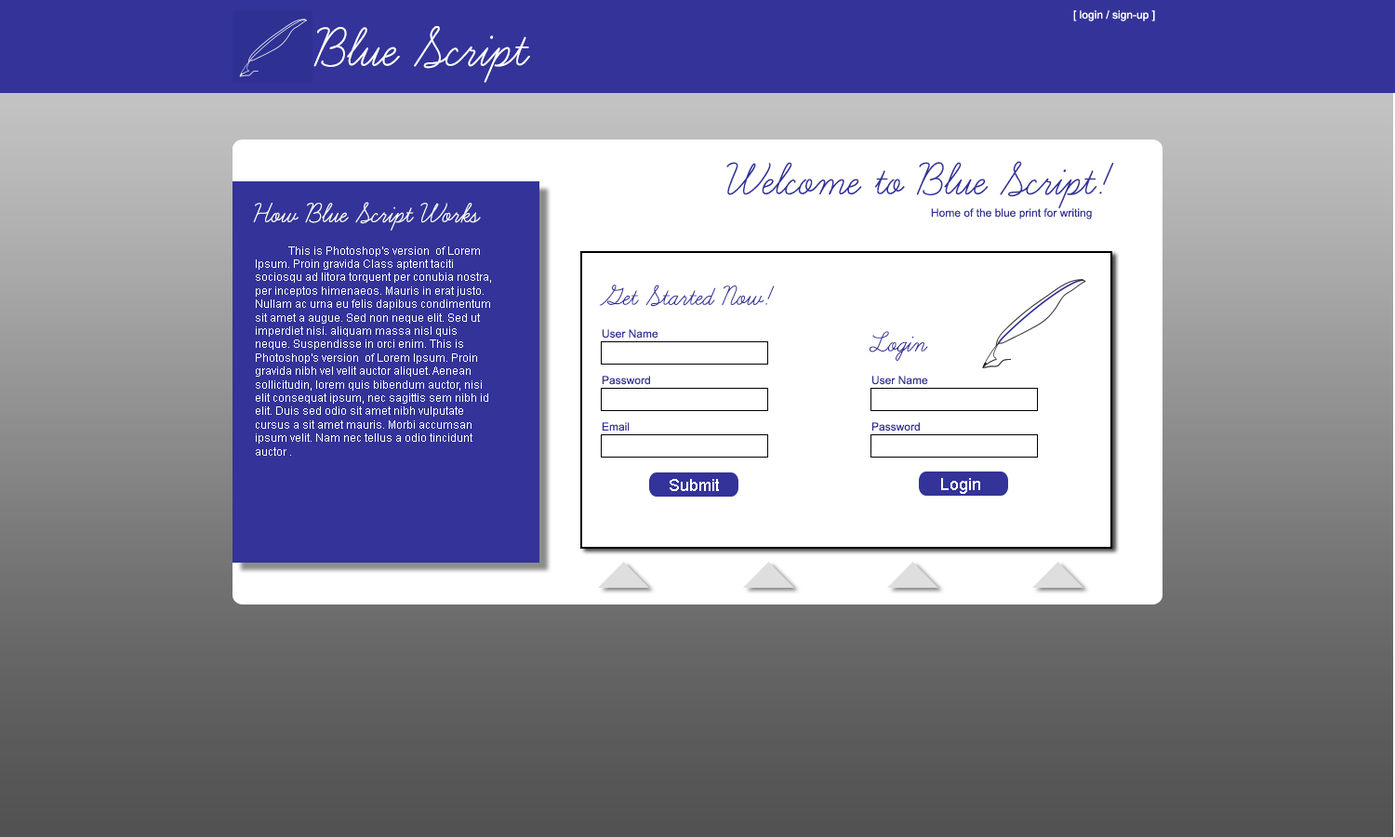
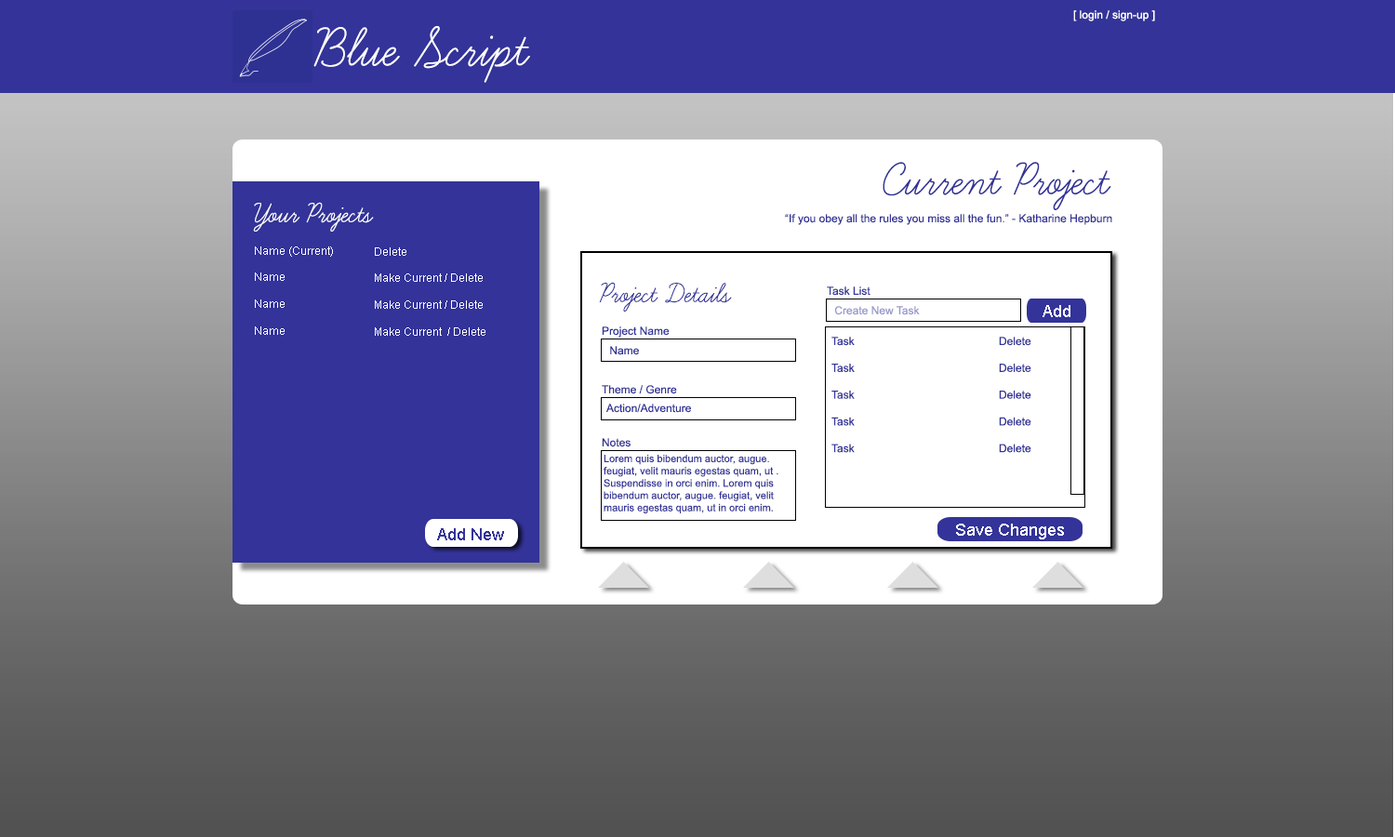
Layer changes from the first (1395, 837) image to the second:
hid group "HomePage" (33 layers) over (x1=252, y1=160, x2=1115, y2=499)
added group "MyWorkPage" with 39 layers above "CharactersPage" over (x1=252, y1=161, x2=1113, y2=547)
added group "Title" (2nd of 4, in "MyWorkPage") with 2 layers in group "MyWorkPage" over (x1=784, y1=161, x2=1113, y2=226)
added layer "Current Project" in group "Title" over (x1=882, y1=161, x2=1112, y2=211)
added group "ProjectsBox" with 6 layers in group "MyWorkPage" over (x1=252, y1=201, x2=519, y2=547)
added layer "Delete Make Current / Delete Make Current / Delete Make Curr" in group "ProjectsBox" over (x1=374, y1=247, x2=486, y2=336)
added group "ProjectDetails" with 28 layers in group "MyWorkPage" over (x1=598, y1=281, x2=1087, y2=542)
added group "Name" (1st of 6, in "MyWorkPage" › "ProjectDetails") with 3 layers in group "ProjectDetails" over (x1=600, y1=326, x2=797, y2=362)
added group "Notes" (1st of 6, in "MyWorkPage" › "ProjectDetails") with 3 layers in group "ProjectDetails" over (x1=600, y1=438, x2=797, y2=521)
added layer "Lorem quis bibendum auctor, augue. feugiat, velit mauris egesta" (1st of 3, in "MyWorkPage" › "ProjectDetails" › "Notes") in group "Notes" over (x1=603, y1=454, x2=779, y2=514)
added layer "Rectangle 1" (8th of 17, in "MyWorkPage" › "ProjectDetails" › "Notes") in group "Notes" over (x1=600, y1=450, x2=797, y2=521)
added group "Task List" (1st of 2, in "MyWorkPage" › "ProjectDetails") with 11 layers in group "ProjectDetails" over (x1=824, y1=286, x2=1087, y2=508)
added group "Tasks" with 4 layers in group "Task List" over (x1=825, y1=286, x2=1032, y2=453)
added layer "Task Delete Task Delete Task Delete Task Del" in group "Tasks" over (x1=831, y1=336, x2=1032, y2=453)
added group "Boxes" with 2 layers in group "Task List" over (x1=824, y1=326, x2=1086, y2=508)
added layer "Rectangle 2" in group "Boxes" over (x1=824, y1=326, x2=1086, y2=508)
…and 26 more changes (25 added, 1 painted)
